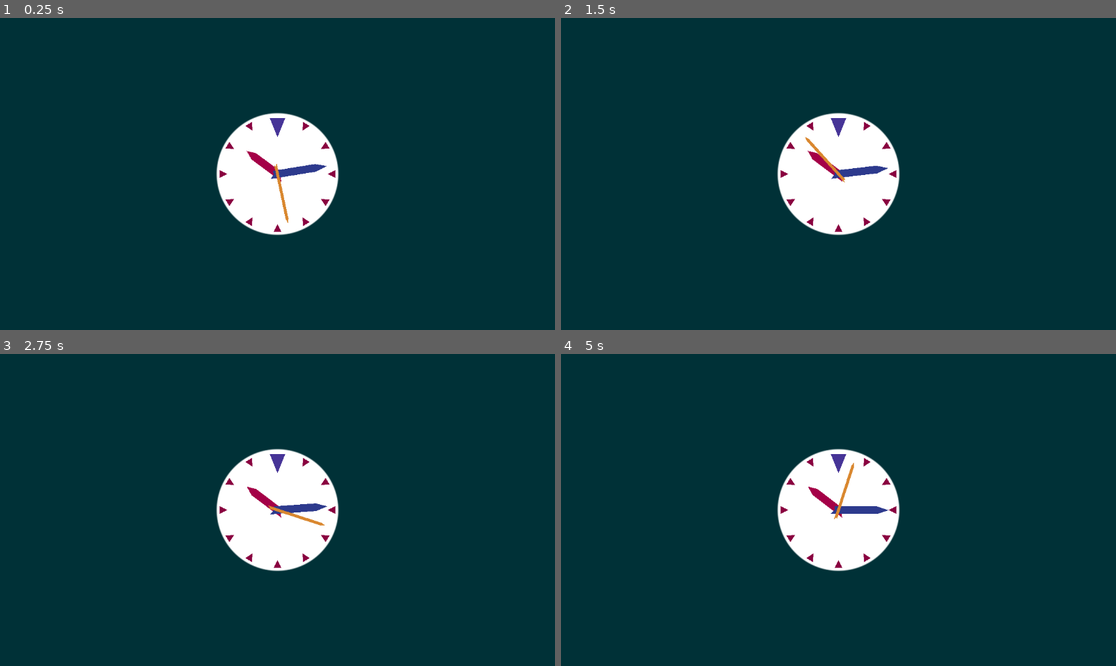
Above: before the commit, frames 1-4 (two rows, left to right).
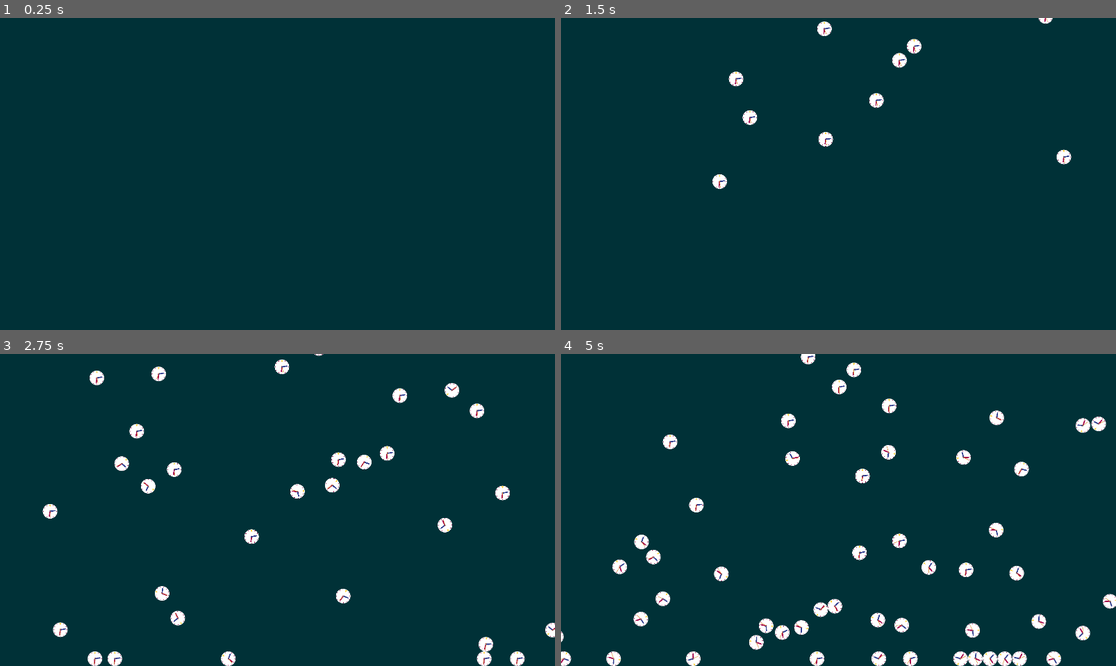
Above: after the commit, the same moments.

Repository: DanMGocan/santa-catarina
Game: Godot game, scene res://scenes/main.tscn
Two runs of this game, one before a commit and one after it. Both use one fixed random seed, a clock stepped at 60 frames per second and the inputs below. Before the commit the project starts from res://clock.tscn.
Inputs:
- Up to frame 1 (0.25 s): no input
- Up to frame 2 (1.5 s): no input
- Up to frame 3 (2.75 s): no input
- Up to frame 4 (5 s): no input

The runs differ from the first frame. In frame 1, 6.8% of the frame differs, in the area x 38-62%, y 30-70%; in frame 2, 7.6%; in frame 3, 9.4%; in frame 4, 12%, in the area x 0-100%, y 0-100%.

Commit message:
More work added on to the clock

Diff:
--- a/clock.gd
+++ b/clock.gd
@@ -1,3 +1,4 @@
+class_name Clock
 extends Node2D
 
 # Values are initialized with 0, 1, 2, 3, their place in the enumeration
@@ -9,7 +10,7 @@
 		}
 
 
-@export var timescale = 20.0
+@export var timescale = 2000000.0
 
 # The @export annotation exports this variable to the Inspector
 # The inspector value overrides that value here
@@ -39,22 +40,18 @@
 # This function is called automatically when the node enters the scene.
 # This means that total_seconds is assigned a value.
 func _ready() -> void:
-
 	if start_time == StartTimeMode.RANDOM_TIME:
-		total_seconds = randf_range(0.0, 43200)
+		total_seconds = randf_range(0.0, 43200.0)
 	else:
 		if start_time != StartTimeMode.FIXED_TIME:
 			var current_time := Time.get_time_dict_from_system()
 			total_seconds = float(
-				current_time.second +
-				current_time.minute * 60 +
-				current_time.hour * 3600
+					current_time.second +
+					current_time.minute * 60 +
+					current_time.hour * 3600
 			)
-		else:
-			if start_time == StartTimeMode.OFFSET_TIME:
-				total_seconds += start_hour * 3600 + start_minute * 60 + start_second
-			else:
-				total_seconds = start_hour * 3600 + start_minute * 60 + start_second
+		if start_time != StartTimeMode.SYSTEM_TIME:
+			total_seconds += start_second + start_minute * 60 + start_hour * 3600
 
 func _process(delta: float) -> void:
 	total_seconds += delta * timescale
--- a/project.godot
+++ b/project.godot
@@ -11,9 +11,14 @@
 [application]
 
 config/name="Santa Catarina"
-run/main_scene="uid://xbk5g1ix70h"
+run/main_scene="uid://v10e234ir7q6"
 config/features=PackedStringArray("4.4", "Forward Plus")
 config/icon="res://icon.svg"
+
+[display]
+
+window/size/viewport_width=1920
+window/size/viewport_height=1080
 
 [rendering]
 
--- a/clock.tscn
+++ b/scenes/clock.tscn
@@ -1,19 +1,31 @@
-[gd_scene load_steps=3 format=3 uid="uid://xbk5g1ix70h"]
+[gd_scene load_steps=4 format=3 uid="uid://xbk5g1ix70h"]
 
-[ext_resource type="Script" uid="uid://b2eag71vh2dcn" path="res://clock.gd" id="1_kig64"]
-[ext_resource type="Texture2D" uid="uid://dg4gusw5w4i13" path="res://resources/textures/new_gradient_texture_2d.tres" id="1_venu5"]
+[ext_resource type="Script" uid="uid://b2eag71vh2dcn" path="res://clock.gd" id="1_y58p0"]
+[ext_resource type="Texture2D" uid="uid://dg4gusw5w4i13" path="res://resources/textures/new_gradient_texture_2d.tres" id="2_eptq3"]
 
-[node name="Clock" type="Node2D"]
-position = Vector2(576, 324)
-script = ExtResource("1_kig64")
+[sub_resource type="CircleShape2D" id="CircleShape2D_y58p0"]
+radius = 25.6
+
+[node name="Clock" type="RigidBody2D"]
+position = Vector2(600, 336)
+scale = Vector2(0.2, 0.2)
+script = ExtResource("1_y58p0")
+timescale = 4.0
+start_time = 3
 start_hour = -4
 
+[node name="CollisionShape2D" type="CollisionShape2D" parent="."]
+shape = SubResource("CircleShape2D_y58p0")
+one_way_collision_margin = 0.0
+debug_color = Color(0, 0.6, 0.701961, 0.780392)
+
 [node name="Face" type="Sprite2D" parent="."]
-texture = ExtResource("1_venu5")
+scale = Vector2(0.2, 0.2)
+texture = ExtResource("2_eptq3")
 
 [node name="Hour0" type="Polygon2D" parent="Face"]
 position = Vector2(0, 4)
-color = Color(0.276891, 0.20428, 0.594986, 1)
+color = Color(1, 0.804943, 0.208596, 1)
 polygon = PackedVector2Array(-16, -120, 16, -120, 0, -80)
 
 [node name="Hour1" type="Polygon2D" parent="Face"]
@@ -72,14 +84,16 @@
 polygon = PackedVector2Array(-8, -120, 8, -120, 0, -104)
 
 [node name="HourArm" type="Polygon2D" parent="."]
-scale = Vector2(1, 0.769231)
+scale = Vector2(0.26, 0.2)
 color = Color(0.646114, 0, 0.28173, 1)
 polygon = PackedVector2Array(0, 10.4, 8, 10.4, 8, 20.8, 8, -80, 0, -104, -8, -80, -8, 20.8)
 
 [node name="MinuteArm" type="Polygon2D" parent="."]
+scale = Vector2(0.26, 0.2)
 color = Color(0.177713, 0.228093, 0.553214, 1)
 polygon = PackedVector2Array(0, -104, -8, -80, -8, 8, 0, 8, 8, 16, 8, -80)
 
 [node name="SecondsArm" type="Polygon2D" parent="."]
+scale = Vector2(0.26, 0.2)
 color = Color(0.853504, 0.532816, 0.18492, 1)
 polygon = PackedVector2Array(0, 16, -3, 23, -3, -12, -3, -47, -3, -95, 0, -104, 3, -95, 3, -69, 3, -25, 3, 19)
--- /dev/null
+++ b/scenes/main.gd
@@ -0,0 +1,49 @@
+extends Node2D
+
+## Clock to be spawned
+@export var clock_scene = preload("res://scenes/clock.tscn")
+@export var clock_radius := 128.
+
+func _ready() -> void:
+	# Window size is initialized together with the _ready function, not before
+	var window_size := get_window().size
+	($Bottom as Node2D).position.y = window_size.y + 2.0 * clock_radius
+
+	# StaticBody2D is not affected by outside forces.
+	var ground := $Ground as Node2D
+	# Position is measured from centre of the rectangle
+	ground.position = Vector2(
+		0.5 * window_size.x,
+		window_size.y + 0.5 * clock_radius
+	)
+	# This multiplies the original size, which is now 1px, 1px
+	ground.scale = Vector2(window_size.x, clock_radius)
+
+
+# This is a function that was connected from the Area2D node to the Main node.
+# whenever a body enters the 2D area node, this function is triggered. This is
+# done both under the hood and through the UI
+func _on_bottom_body_entered(body: Node2D) -> void:
+	# free() deletes the node immediately.
+	# queue_free() deletes the node at the end of the frame
+	body.queue_free()
+
+
+
+func _on_spawn_timer_timeout() -> void:
+
+	var mat = PhysicsMaterial.new()
+	mat.bounce = 1
+	mat.friction = 0.1
+
+	# The clock's own _ready function gets called
+	var window_size = get_window().size
+	var clock := clock_scene.instantiate() as Node2D
+	clock.position = Vector2(
+		randf_range(clock_radius, window_size.x - clock_radius),
+		clock_radius * -3.0
+	)
+	var random_number = randi_range(0, 100)
+	if random_number % 2 == 0:
+		clock.physics_material_override = mat
+	add_child(clock)
--- a/scenes/main.tscn
+++ b/scenes/main.tscn
@@ -1,8 +1,28 @@
-[gd_scene load_steps=2 format=3 uid="uid://v10e234ir7q6"]
+[gd_scene load_steps=4 format=3 uid="uid://v10e234ir7q6"]
 
-[sub_resource type="CanvasItemMaterial" id="CanvasItemMaterial_sgp6g"]
+[ext_resource type="Script" uid="uid://brhyvakbimh6m" path="res://scenes/main.gd" id="1_0wfyh"]
 
-[node name="Node2D" type="Node2D"]
+[sub_resource type="WorldBoundaryShape2D" id="WorldBoundaryShape2D_o5qli"]
 
-[node name="TileMapLayer" type="TileMapLayer" parent="."]
-material = SubResource("CanvasItemMaterial_sgp6g")
+[sub_resource type="RectangleShape2D" id="RectangleShape2D_o5qli"]
+size = Vector2(1, 1)
+
+[node name="Main" type="Node2D"]
+script = ExtResource("1_0wfyh")
+
+[node name="Bottom" type="Area2D" parent="."]
+
+[node name="CollisionShape2D" type="CollisionShape2D" parent="Bottom"]
+shape = SubResource("WorldBoundaryShape2D_o5qli")
+
+[node name="Ground" type="StaticBody2D" parent="."]
+
+[node name="CollisionShape2D" type="CollisionShape2D" parent="Ground"]
+shape = SubResource("RectangleShape2D_o5qli")
+
+[node name="SpawnTimer" type="Timer" parent="."]
+wait_time = 0.06
+autostart = true
+
+[connection signal="body_entered" from="Bottom" to="." method="_on_bottom_body_entered"]
+[connection signal="timeout" from="SpawnTimer" to="." method="_on_spawn_timer_timeout"]
Not shown, added: scenes/main.gd.uid
Not shown, changed: tutorial_1.md
